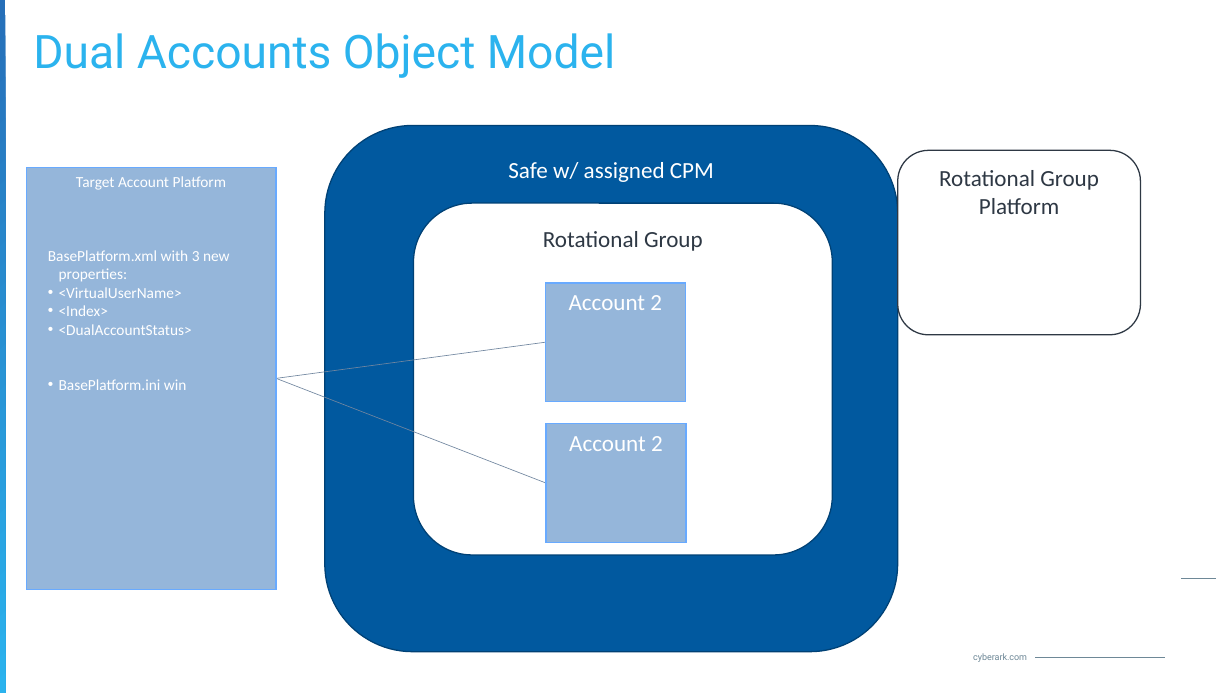
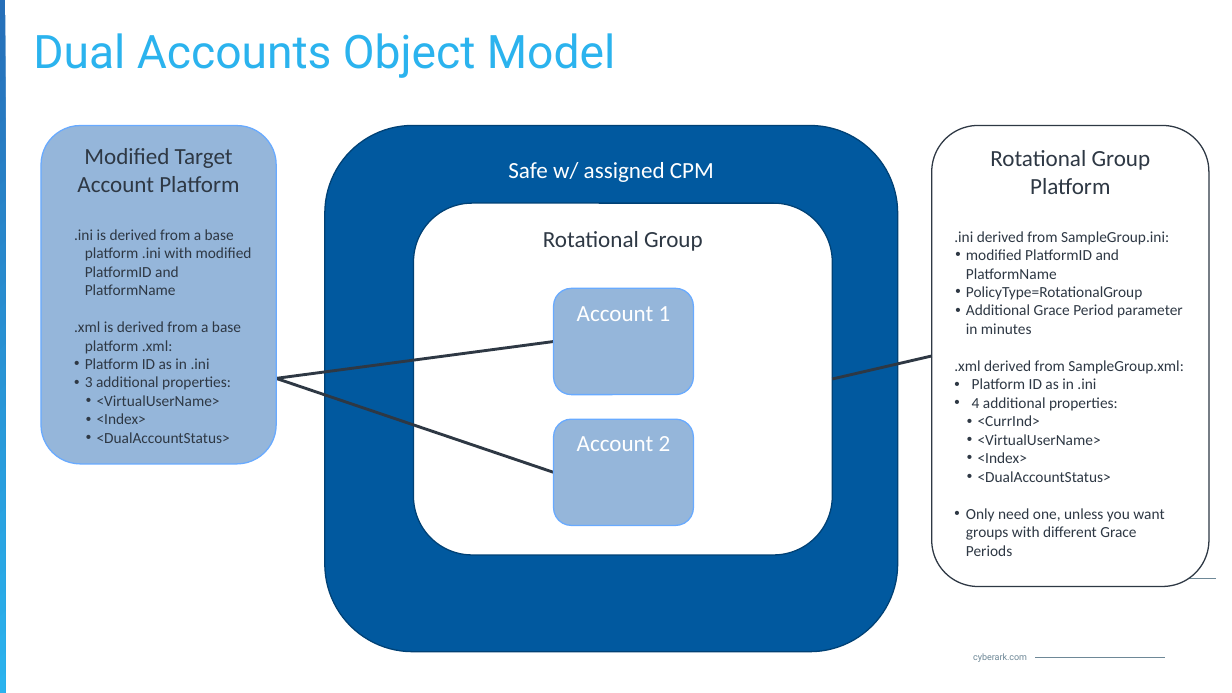
Before and after one commit to jodyhuntatx/cybrsm-demos, a slide deck: slide 4 of DUAL_ACCOUNTS_demo/DualAccounts-Explained-230814JH.pptx (slide 3 before the commit). Drawn at 1232x693 pixels with LibreOffice and Linux fonts; fonts in the diff are those of the drawing; background and template pictures are left out. Boxes give left, top, right and bottom in pixels: in the first picture for what was removed or moved away, otherwise in the second. Text is boxed around its words. In the diff, an @@ line names an element or a change of style, - is before the commit and + after.

```diff
--- a/DUAL_ACCOUNTS_demo/DualAccounts-Explained-230814JH.pptx
+++ b/DUAL_ACCOUNTS_demo/DualAccounts-Explained-230814JH.pptx
@@ rounded rectangle added at (x1=41, y1=126, x2=276, y2=464), fill #95B6DA, outline #68AAFF 1 pt, 12 pt, text #2E3844 @@
+Modified Target Account Platform
+.ini is derived from a base platform .ini with modified PlatformID and PlatformName
+.xml is derived from a base platform .xml:
+• Platform ID as in .ini
+• 3 additional properties:
+• <VirtualUserName>
+• <Index>
+• <DualAccountStatus>
@@ rounded rectangle "Rotational Group" resized from (x1=898, y1=151, x2=1141, y2=335) to (x1=932, y1=126, x2=1209, y2=587) @@
@@ rectangle removed at (x1=26, y1=167, x2=275, y2=590) @@
-Target Account Platform
-BasePlatform.xml with 3 new properties:
-• <VirtualUserName>
-• <Index>
-• <DualAccountStatus>
-• BasePlatform.ini win
@@ text in rounded rectangle at (x1=954, y1=231, x2=1184, y2=556): paragraphs added @@
+.ini derived from SampleGroup.ini:
+  • modified PlatformID and PlatformName
+    • PolicyType=RotationalGroup
+    • Additional Grace Period parameter in minutes
+.xml derived from SampleGroup.xml:
+• Platform ID as in .ini
+• 4 additional properties:
+• <CurrInd>
+• <VirtualUserName>
+• <Index>
+• <DualAccountStatus>
+• Only need one, unless you want groups with different Grace Periods
@@ rounded rectangle "Account 1" at (x1=554, y1=288, x2=693, y2=395): rectangle to rounded rectangle @@
@@ rounded rectangle "Account 1" resized from (x1=545, y1=283, x2=685, y2=401) to (x1=554, y1=288, x2=693, y2=395) @@
@@ text in rounded rectangle at (x1=577, y1=306, x2=671, y2=321): text changed @@
-Account 2
+Account 1
@@ line moved from (276, 379) - (545, 342) to (276, 379) - (554, 342) @@
@@ line (276, 379) - (554, 342): stroke #71869F 0.5 pt to #2E3844 2.25 pt @@
@@ line added from (932, 356) to (833, 379), #2E3844 2.25 pt @@
@@ line moved from (276, 379) - (546, 483) to (276, 379) - (554, 472) @@
@@ line (276, 379) - (554, 472): stroke #71869F 0.5 pt to #2E3844 2.25 pt @@
@@ rounded rectangle "Account 2" resized from (x1=546, y1=424, x2=686, y2=543) to (x1=554, y1=420, x2=693, y2=526) @@
@@ rounded rectangle "Account 2" at (x1=554, y1=420, x2=693, y2=526): rectangle to rounded rectangle @@
```
Also in this commit, not shown: 1 other slide changed, 8 slides added, 1 slide removed, 26 other files.
